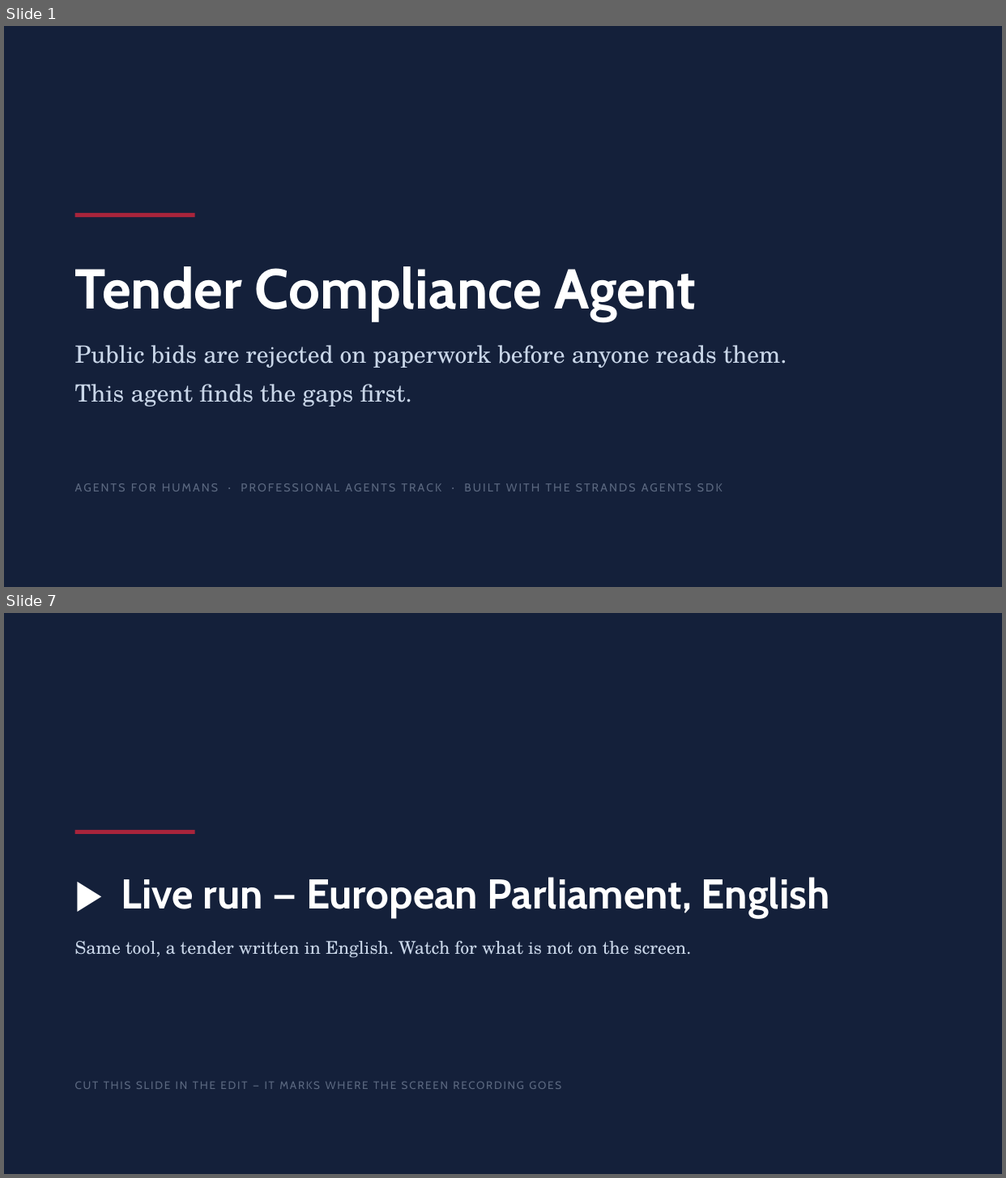
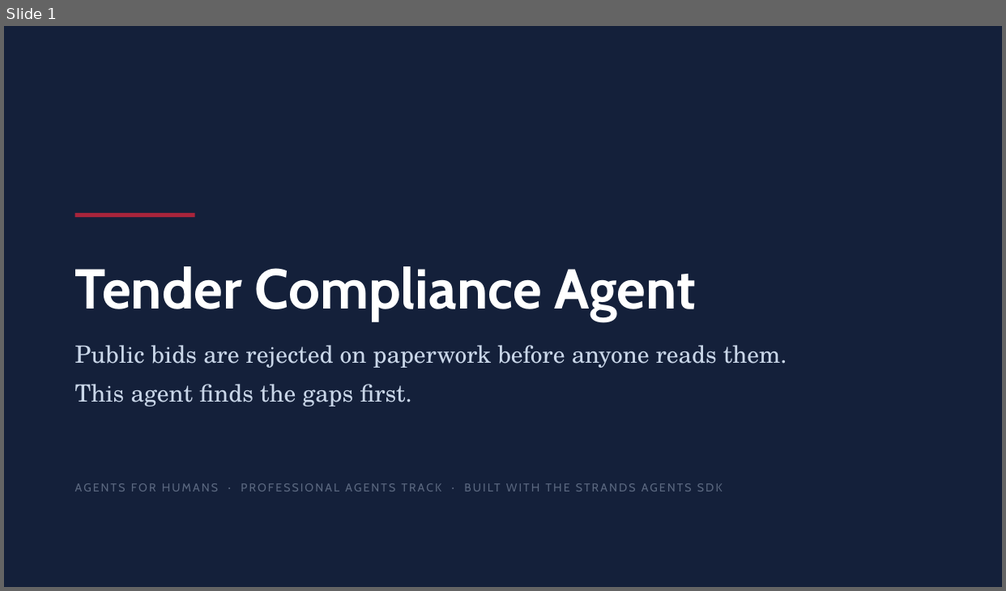
Before and after one commit to Yoh5/tender-compliance-agent, a slide deck: docs/deck.pptx. Shown one above the other, each under a label of ours: slides 1 and 7 before the commit, slide 1 after it; the slides between them are not shown. The pictures are 1006x1178 and 1006x591 pixels, drawn with LibreOffice and Linux fonts; fonts in the diff are those of the drawing. Boxes give left, top, right and bottom in pixels: in the first picture for what was removed or moved away, otherwise in the second. Text is boxed around its words. In the diff, an @@ line names an element or a change of style, - is before the commit and + after.

```diff
--- a/docs/deck.pptx
+++ b/docs/deck.pptx
@@ slide 7 removed at (4,613,1002,1174), background #14203A @@
@@ rectangle removed at (75,830,195,835) @@
@@ text removed at (75,877,830,958) @@
-▶ Live run — European Parliament, English
-Same tool, a tender written in English. Watch for what is not on the screen.
@@ text removed at (75,1081,561,1089) @@
-CUT THIS SLIDE IN THE EDIT — IT MARKS WHERE THE SCREEN RECORDING GOES
```
Also in this commit, not shown: 9 slides changed, 1 other slide removed, 2 other files.
